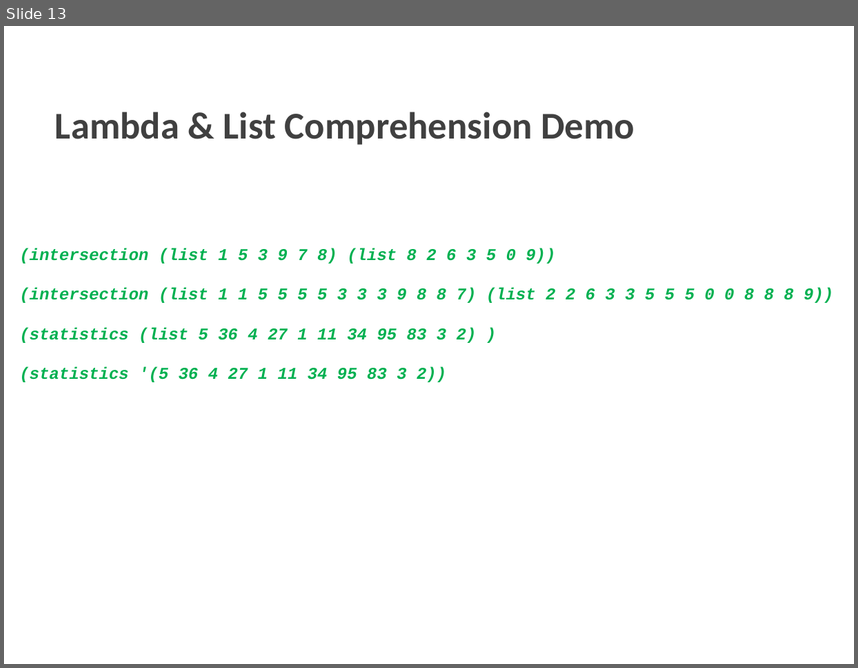
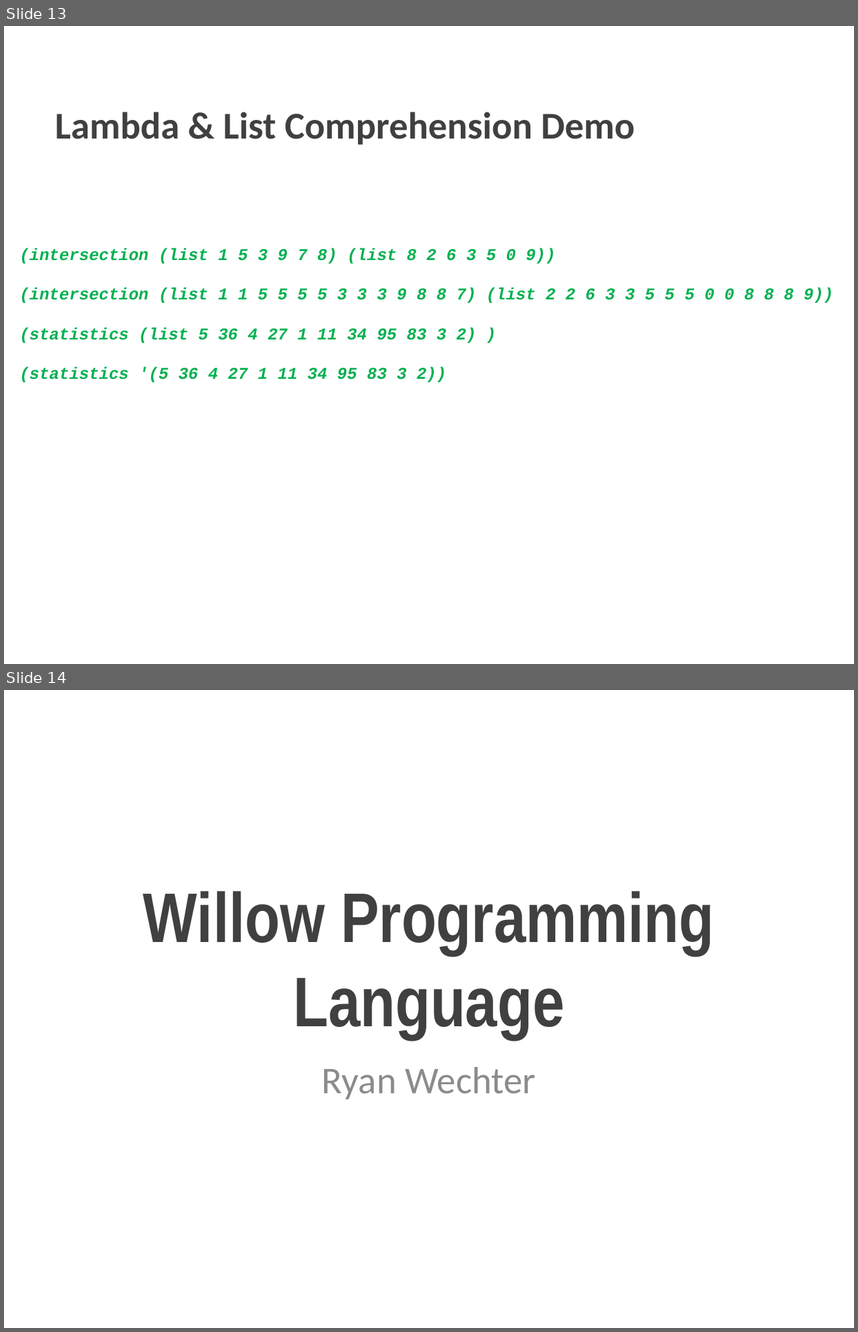
Before and after one commit to jht585/PLFinal, a slide deck: PLFinal.pptx. Shown one above the other, each under a label of ours: slide 13 before the commit, slides 13 and 14 after it. The pictures are 858x668 and 858x1332 pixels, drawn with LibreOffice and Linux fonts; fonts in the diff are those of the drawing; background and template pictures are left out. Boxes give left, top, right and bottom in pixels: in the first picture for what was removed or moved away, otherwise in the second. Text is boxed around its words. In the diff, an @@ line names an element or a change of style, - is before the commit and + after.

Commit message:
Finalized willow and powerpoint

```diff
--- a/PLFinal.pptx
+++ b/PLFinal.pptx
@@ slide 14 added at box(4, 690, 854, 1328), background picture (left out) @@
@@ title added at box(143, 891, 714, 1039), 59.4 pt, text #404040, bold @@
+Willow Programming Language
@@ subtitle added at box(322, 1067, 535, 1099), 32 pt, text #8C8C8C @@
+Ryan Wechter
```
Also in this commit, not shown: 1 slide changed, 5 other slides added, 11 other files.
